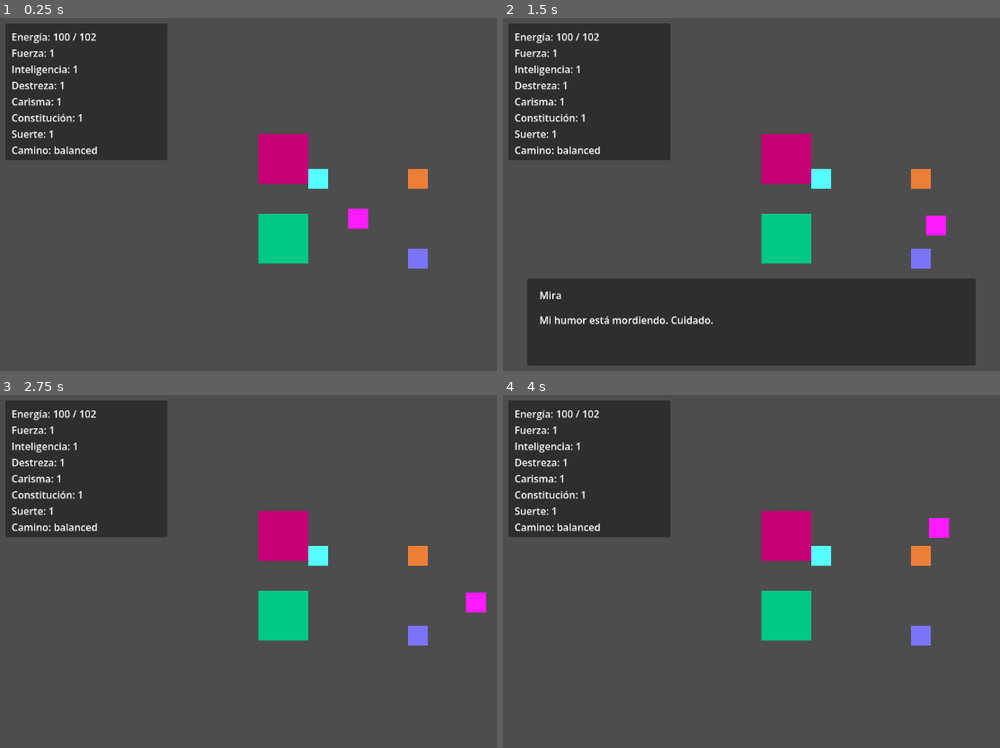
Above: before the commit, frames 1-4 (two rows, left to right).
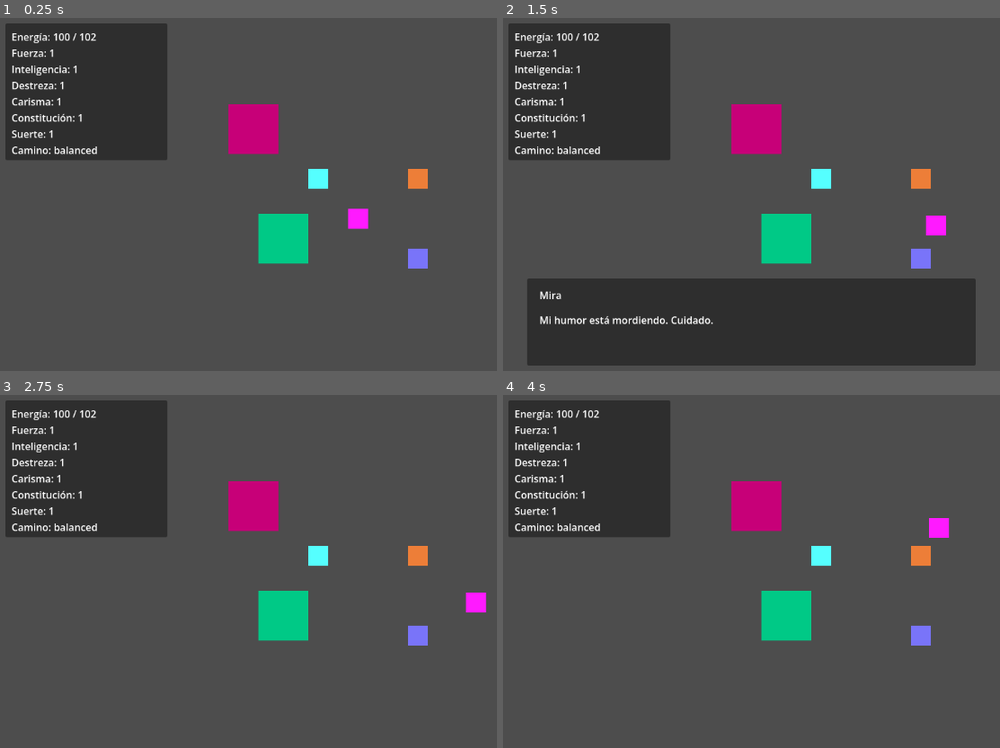
Above: after the commit, the same moments.

Repository: JoshSnowMex/another-life-project
Game: Godot game, scene res://scenes/world/world.tscn
The game is run twice, just before and just after one commit, with the same random seed, the same clock (stepped at 60 frames per second) and the same inputs.
Inputs:
- Up to frame 1 (0.25 s): no input
- Up to frame 2 (1.5 s): tap Enter at 0.5 s; hold D (move_right) 0.53-1.28 s; tap F (interact) at 0.6, 1.35 s; hold S (move_down) from 1.28 s (still down)
- Up to frame 3 (2.75 s): tap Space at 2 s; release S (move_down) at 2.03 s; hold D (move_right) from 2.03 s (still down); tap T (next_day) at 2.1 s; tap F (interact) at 2.3 s
- Up to frame 4 (4 s): release D (move_right) at 2.78 s; hold W (move_up) 2.78-3.53 s; tap F (interact) at 2.85, 3.6 s; hold A (move_left) from 3.53 s (still down)

The runs differ from the first frame. In frame 1, 2.4% of the frame differs, in the area x 45-63%, y 24-48%; in frame 2, 2.4%; in frame 3, 2.4%; in frame 4, 2.4%.

Commit message:
Move NPC profiles and gift constants to data

Diff:
--- /dev/null
+++ b/data/npcs.json
@@ -0,0 +1,23 @@
+{
+  "lyria": {
+	"display_name": "Lyria",
+	"personality": "amable",
+	"loved_gifts": ["joya"],
+	"liked_gifts": ["flor", "libro"],
+	"disliked_gifts": ["extrano"]
+  },
+  "doran": {
+	"display_name": "Doran",
+	"personality": "grunon",
+	"loved_gifts": ["comida"],
+	"liked_gifts": ["artesania"],
+	"disliked_gifts": ["libro"]
+  },
+  "mira": {
+	"display_name": "Mira",
+	"personality": "impredecible",
+	"loved_gifts": ["libro"],
+	"liked_gifts": ["extrano", "flor"],
+	"disliked_gifts": ["comida"]
+  }
+}
--- a/scenes/world/world.tscn
+++ b/scenes/world/world.tscn
@@ -27,14 +27,14 @@
 
 [node name="Doran" parent="." unique_id=777630715 instance=ExtResource("7_bq33v")]
 position = Vector2(96, -64)
-personality = "grunon"
+npc_id = "doran"
 
 [node name="Mira" parent="." unique_id=813906961 instance=ExtResource("8_j2gmx")]
 position = Vector2(96, 64)
-personality = "impredecible"
+npc_id = "mira"
 
 [node name="TrainingSpot" parent="." unique_id=721216541 instance=ExtResource("4_6m72w")]
 position = Vector2(-120, 32)
 
 [node name="LibrarySpot" parent="." unique_id=674097719 instance=ExtResource("9_1yooq")]
-position = Vector2(-120, -96)
+position = Vector2(-168, -144)
--- a/scripts/gift_menu.gd
+++ b/scripts/gift_menu.gd
@@ -9,15 +9,42 @@
 @onready var craft_button: Button = $GiftPanel/CraftButton
 @onready var strange_button: Button = $GiftPanel/StrangeButton
 
+var gift_buttons: Dictionary = {}
+
 func _ready() -> void:
 	visible = false
 
-	food_button.pressed.connect(func(): give_gift("comida"))
-	flower_button.pressed.connect(func(): give_gift("flor"))
-	jewel_button.pressed.connect(func(): give_gift("joya"))
-	book_button.pressed.connect(func(): give_gift("libro"))
-	craft_button.pressed.connect(func(): give_gift("artesania"))
-	strange_button.pressed.connect(func(): give_gift("extrano"))
+	gift_buttons = {
+		GameConstants.GIFT_COMIDA: {
+			"button": food_button,
+			"display_name": "Comida"
+		},
+		GameConstants.GIFT_FLOR: {
+			"button": flower_button,
+			"display_name": "Flor"
+		},
+		GameConstants.GIFT_JOYA: {
+			"button": jewel_button,
+			"display_name": "Joya"
+		},
+		GameConstants.GIFT_LIBRO: {
+			"button": book_button,
+			"display_name": "Libro"
+		},
+		GameConstants.GIFT_ARTESANIA: {
+			"button": craft_button,
+			"display_name": "Artesanía"
+		},
+		GameConstants.GIFT_EXTRANO: {
+			"button": strange_button,
+			"display_name": "Extraño"
+		}
+	}
+
+	for gift_type in gift_buttons.keys():
+		var data: Dictionary = gift_buttons[gift_type]
+		var button: Button = data["button"]
+		button.pressed.connect(func(): give_gift(gift_type))
 
 func open_menu(npc) -> void:
 	target_npc = npc
@@ -29,19 +56,13 @@
 	target_npc = null
 
 func update_buttons() -> void:
-	food_button.text = "Comida x" + str(PlayerStats.get_item_count("comida"))
-	flower_button.text = "Flor x" + str(PlayerStats.get_item_count("flor"))
-	jewel_button.text = "Joya x" + str(PlayerStats.get_item_count("joya"))
-	book_button.text = "Libro x" + str(PlayerStats.get_item_count("libro"))
-	craft_button.text = "Artesanía x" + str(PlayerStats.get_item_count("artesania"))
-	strange_button.text = "Extraño x" + str(PlayerStats.get_item_count("extrano"))
+	for gift_type in gift_buttons.keys():
+		var data: Dictionary = gift_buttons[gift_type]
+		var button: Button = data["button"]
+		var display_name: String = data["display_name"]
 
-	food_button.disabled = not PlayerStats.has_item("comida")
-	flower_button.disabled = not PlayerStats.has_item("flor")
-	jewel_button.disabled = not PlayerStats.has_item("joya")
-	book_button.disabled = not PlayerStats.has_item("libro")
-	craft_button.disabled = not PlayerStats.has_item("artesania")
-	strange_button.disabled = not PlayerStats.has_item("extrano")
+		button.text = display_name + " x" + str(PlayerStats.get_item_count(gift_type))
+		button.disabled = not PlayerStats.has_item(gift_type)
 
 func give_gift(gift_type: String) -> void:
 	if target_npc == null:
--- a/scripts/npc.gd
+++ b/scripts/npc.gd
@@ -1,11 +1,13 @@
 extends CharacterBody2D
 
-@export var npc_name: String = "Lyria"
-@export var personality: String = GameConstants.PERSONALITY_AMABLE
-
-@export var loved_gifts: Array[String] = ["joya"]
-@export var liked_gifts: Array[String] = ["flor", "libro"]
-@export var disliked_gifts: Array[String] = ["extrano"]
+@export var npc_id: String = "lyria"
+
+var npc_name: String = ""
+var personality: String = GameConstants.PERSONALITY_AMABLE
+
+var loved_gifts: Array[String] = []
+var liked_gifts: Array[String] = []
+var disliked_gifts: Array[String] = []
 
 var affinity: int = 0
 var mood: String = GameConstants.MOOD_NEUTRAL
@@ -13,7 +15,37 @@
 var has_received_gift_today: bool = false
 
 func _ready() -> void:
+	load_profile()
 	add_to_group("npcs")
+
+func load_profile() -> void:
+	var profile: Dictionary = DialogueDatabase.get_npc_profile(npc_id)
+
+	if profile.is_empty():
+		npc_name = npc_id
+		personality = GameConstants.PERSONALITY_AMABLE
+		loved_gifts = []
+		liked_gifts = []
+		disliked_gifts = []
+		return
+
+	npc_name = profile.get("display_name", npc_id)
+	personality = profile.get("personality", GameConstants.PERSONALITY_AMABLE)
+
+	loved_gifts = array_to_string_array(profile.get("loved_gifts", []))
+	liked_gifts = array_to_string_array(profile.get("liked_gifts", []))
+	disliked_gifts = array_to_string_array(profile.get("disliked_gifts", []))
+
+func array_to_string_array(value: Variant) -> Array[String]:
+	var result: Array[String] = []
+
+	if typeof(value) != TYPE_ARRAY:
+		return result
+
+	for item in value:
+		result.append(str(item))
+
+	return result
 
 func interact() -> void:
 	var dialogue_box = get_tree().current_scene.get_node("DialogueBox")
@@ -70,13 +102,13 @@
 	return DialogueDatabase.get_npc_personality_dialogue(personality, context)
 
 func get_first_interaction_text() -> String:
-	if mood == "happy":
+	if mood == GameConstants.MOOD_HAPPY:
 		var dialogue: String = get_personality_dialogue(GameConstants.DIALOGUE_FIRST_HAPPY)
 		if dialogue != "":
 			return dialogue
 		return "Me alegra verte por aquí."
 
-	elif mood == "irritated":
+	elif mood == GameConstants.MOOD_IRRITATED:
 		var dialogue: String = get_personality_dialogue(GameConstants.DIALOGUE_FIRST_IRRITATED)
 		if dialogue != "":
 			return dialogue
@@ -107,12 +139,12 @@
 func get_limit_text() -> String:
 	var dialogue: String = ""
 
-	if mood == "irritated":
+	if mood == GameConstants.MOOD_IRRITATED:
 		dialogue = get_personality_dialogue(GameConstants.DIALOGUE_LIMIT_IRRITATED)
 		if dialogue == "":
 			dialogue = "Ya basta por hoy."
 
-	elif mood == "happy":
+	elif mood == GameConstants.MOOD_HAPPY:
 		dialogue = get_personality_dialogue(GameConstants.DIALOGUE_LIMIT_HAPPY)
 		if dialogue == "":
 			dialogue = "Hablemos luego, ¿sí?"
@@ -150,9 +182,9 @@
 	return 0
 
 func get_mood_modifier() -> int:
-	if mood == "happy":
+	if mood == GameConstants.MOOD_HAPPY:
 		return 2
-	elif mood == "irritated":
+	elif mood == GameConstants.MOOD_IRRITATED:
 		return -2
 	else:
 		return 0
--- a/systems/dialogue_database.gd
+++ b/systems/dialogue_database.gd
@@ -1,14 +1,23 @@
 extends Node
 
 const NPC_PERSONALITY_DIALOGUES_PATH: String = "res://data/npc_personality_dialogues.json"
+const NPC_PROFILES_PATH: String = "res://data/npcs.json"
 
 var npc_personality_dialogues: Dictionary = {}
+var npc_profiles: Dictionary = {}
 
 func _ready() -> void:
+	load_all_data()
+
+func load_all_data() -> void:
 	load_npc_personality_dialogues()
+	load_npc_profiles()
 
 func load_npc_personality_dialogues() -> void:
 	npc_personality_dialogues = load_json_file(NPC_PERSONALITY_DIALOGUES_PATH)
+
+func load_npc_profiles() -> void:
+	npc_profiles = load_json_file(NPC_PROFILES_PATH)
 
 func load_json_file(path: String) -> Dictionary:
 	if not FileAccess.file_exists(path):
@@ -30,6 +39,13 @@
 
 	return parsed
 
+func get_npc_profile(npc_id: String) -> Dictionary:
+	if not npc_profiles.has(npc_id):
+		push_error("No existe perfil para npc_id: " + npc_id)
+		return {}
+
+	return npc_profiles[npc_id]
+
 func get_npc_personality_dialogue(personality: String, context: String) -> String:
 	if not npc_personality_dialogues.has(personality):
 		return ""
